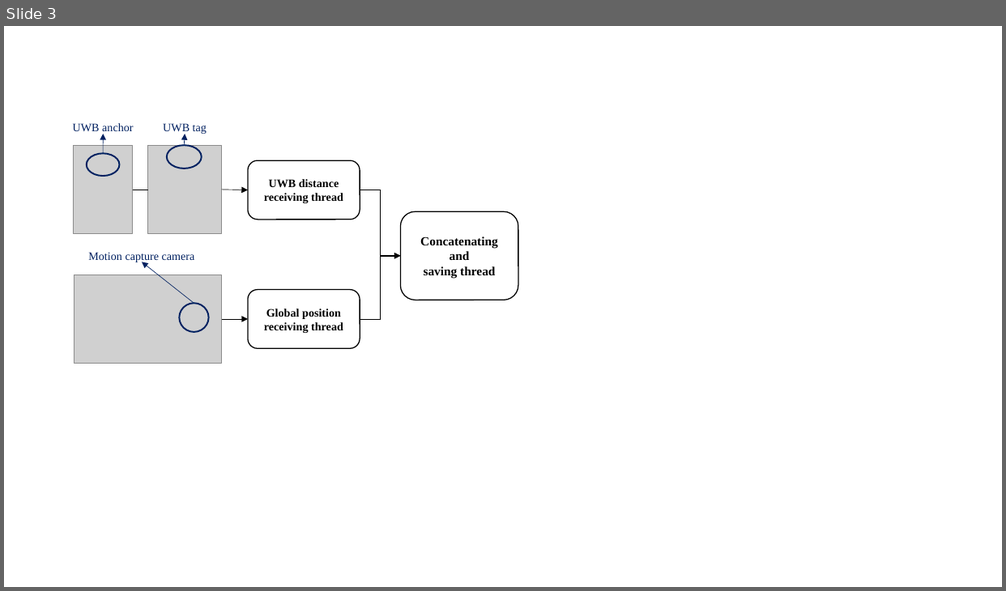
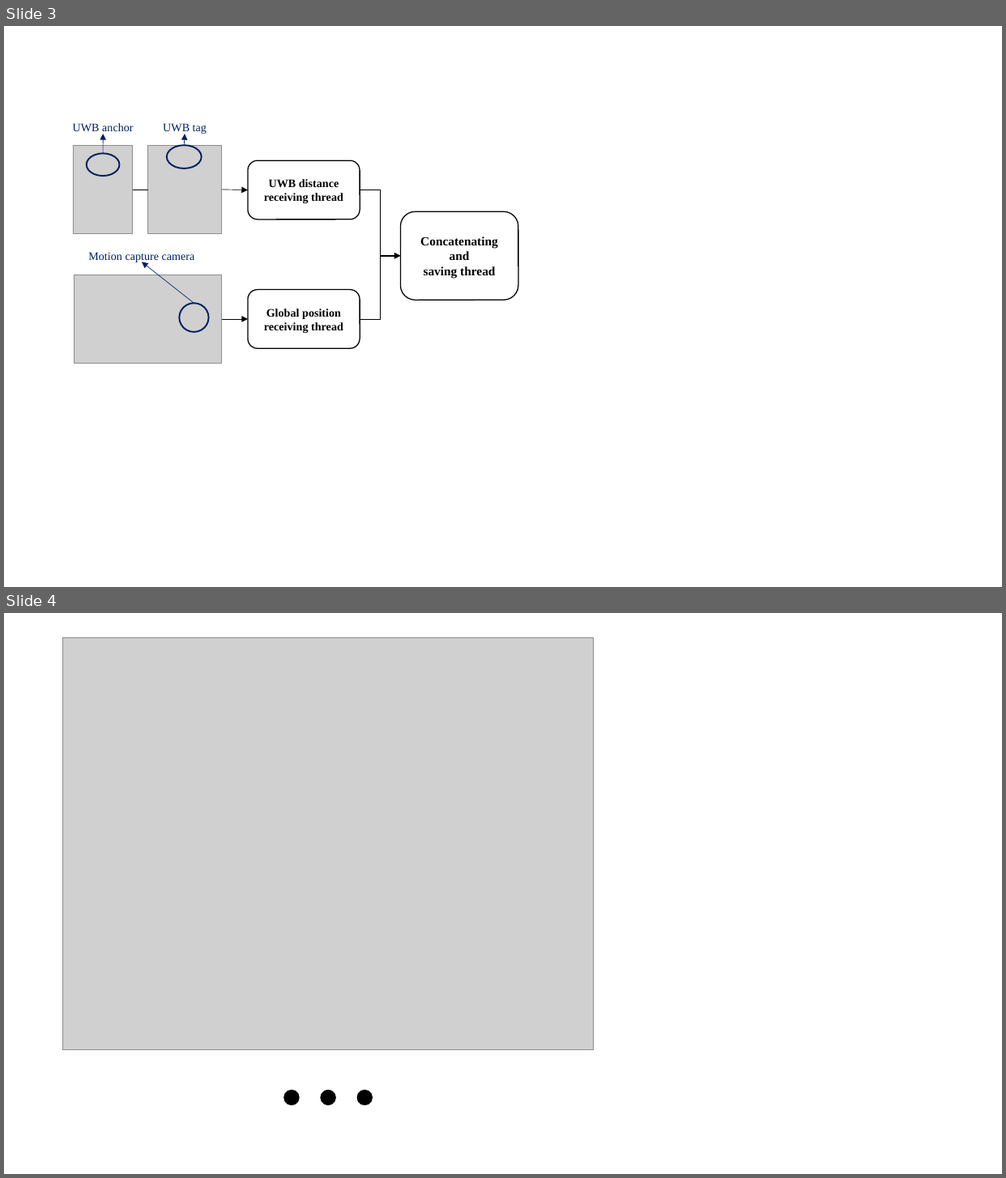
Before and after one commit to LimHyungTae/RONet_paper, a slide deck: changgyu_참고자료/자료.pptx. Shown one above the other, each under a label of ours: slide 3 before the commit, slides 3 and 4 after it. The pictures are 1006x591 and 1006x1178 pixels, drawn with LibreOffice and Linux fonts; fonts in the diff are those of the drawing; grey boxes stand for pictures. Boxes give left, top, right and bottom in pixels: in the first picture for what was removed or moved away, otherwise in the second. Text is boxed around its words. In the diff, an @@ line names an element or a change of style, - is before the commit and + after.

Commit message:
Edit figure trajectories and char

```diff
--- a/changgyu_참고자료/자료.pptx
+++ b/changgyu_참고자료/자료.pptx
@@ slide 4 added at box(4, 613, 1002, 1174), background #FFFFFF @@
@@ picture added at box(63, 637, 594, 1050) @@
@@ ellipse added at box(284, 1091, 299, 1105), fill #000000, outline #000000 1 pt @@
@@ ellipse added at box(321, 1091, 335, 1105), fill #000000, outline #000000 1 pt @@
@@ ellipse added at box(357, 1091, 373, 1105), fill #000000, outline #000000 1 pt @@
```
Also in this commit, not shown: 1 other slide added, 1 slide removed.
